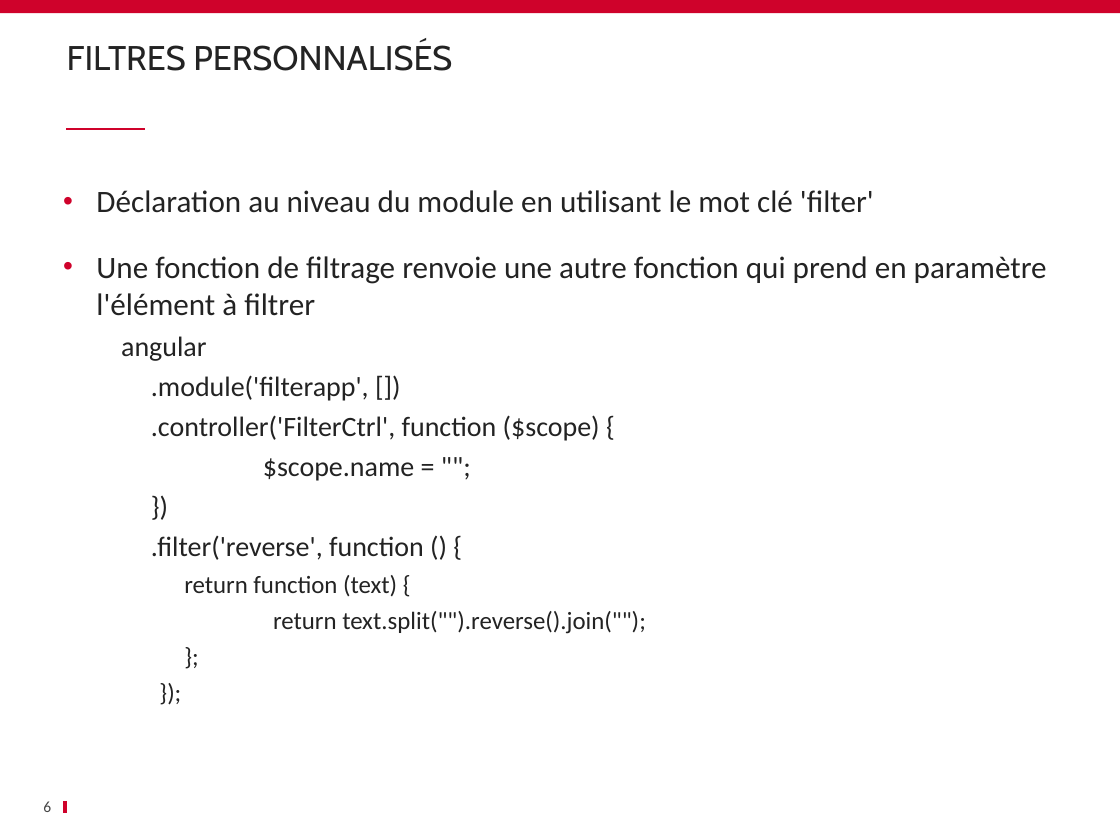
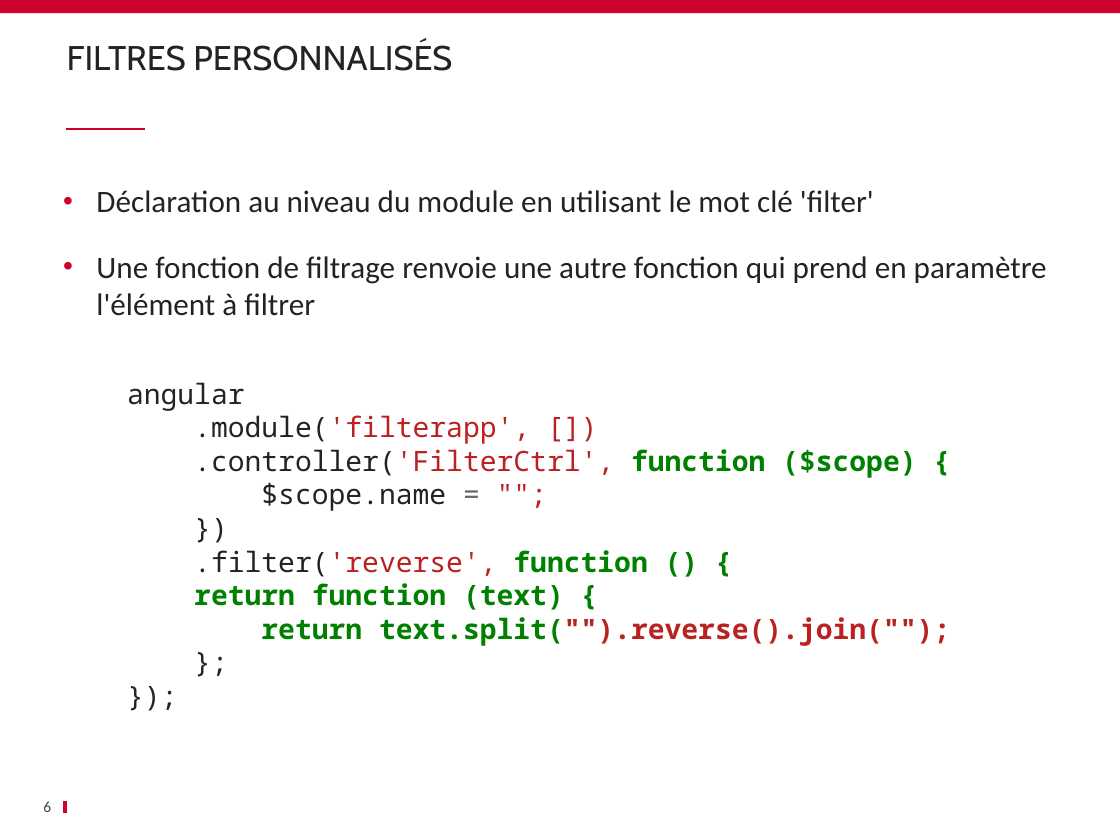
Before and after one commit to ycintre/formation-angularjs, a slide deck: slide 6 of 05 Built-in filters/Built-in filters.pptx. Drawn at 1120x840 pixels with LibreOffice and Linux fonts; fonts in the diff are those of the drawing; background and template pictures are left out. Boxes give left, top, right and bottom in pixels: in the first picture for what was removed or moved away, otherwise in the second. Text is boxed around its words. In the diff, an @@ line names an element or a change of style, - is before the commit and + after.

Commit message:
improve built-in filters

```diff
--- a/05 Built-in filters/Built-in filters.pptx
+++ b/05 Built-in filters/Built-in filters.pptx
@@ text at (121, 336, 646, 634): paragraphs removed @@
-  angular
-  .module('filterapp', [])
-  .controller('FilterCtrl', function ($scope) {
-  $scope.name = "";
-  })
-  .filter('reverse', function () {
-    return function (text) {
-    return text.split("").reverse().join("");
-    };
-    });
@@ text added at (127, 382, 950, 646), 18 pt, text #008000 @@
+angular
+.module('filterapp', [])
+.controller('FilterCtrl', function ($scope) {
+$scope.name = "";
+})
+.filter('reverse', function () {
+return function (text) {
+return text.split("").reverse().join("");
+};
+});
```
Also in this commit, not shown: 4 other slides changed.
